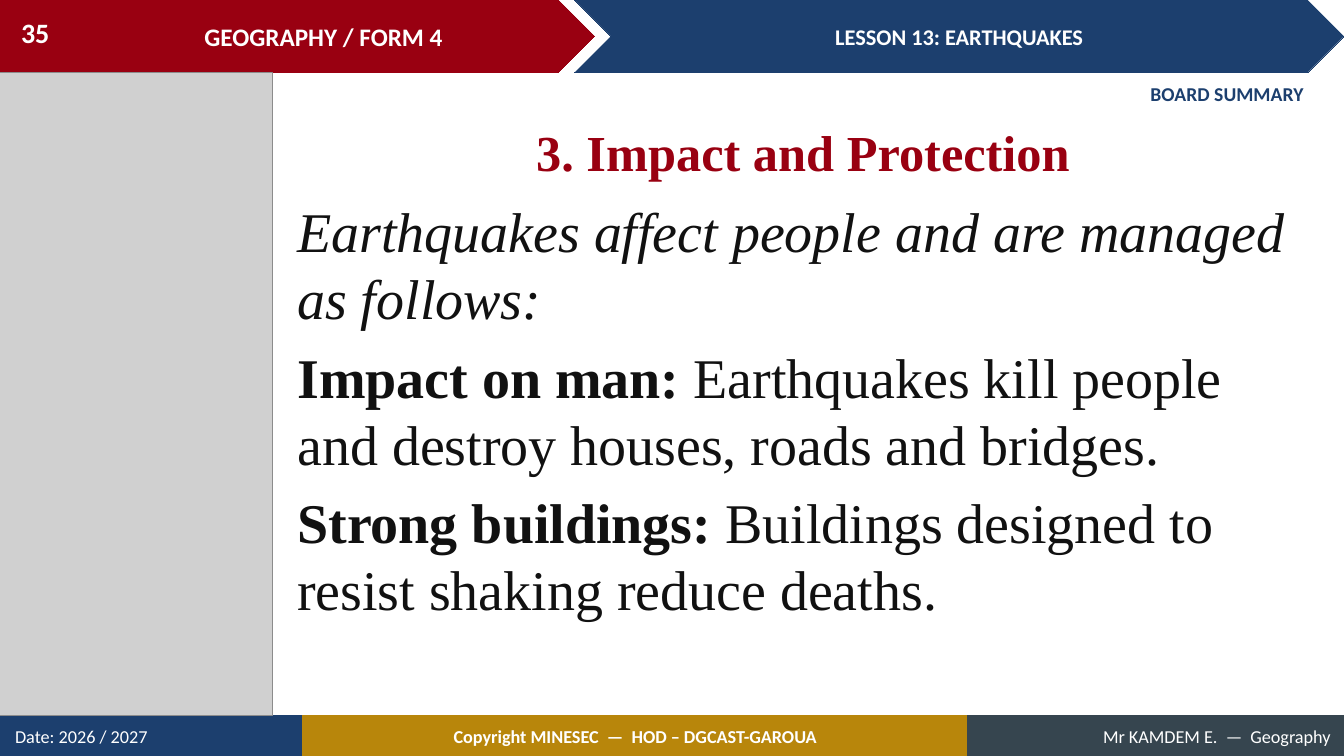
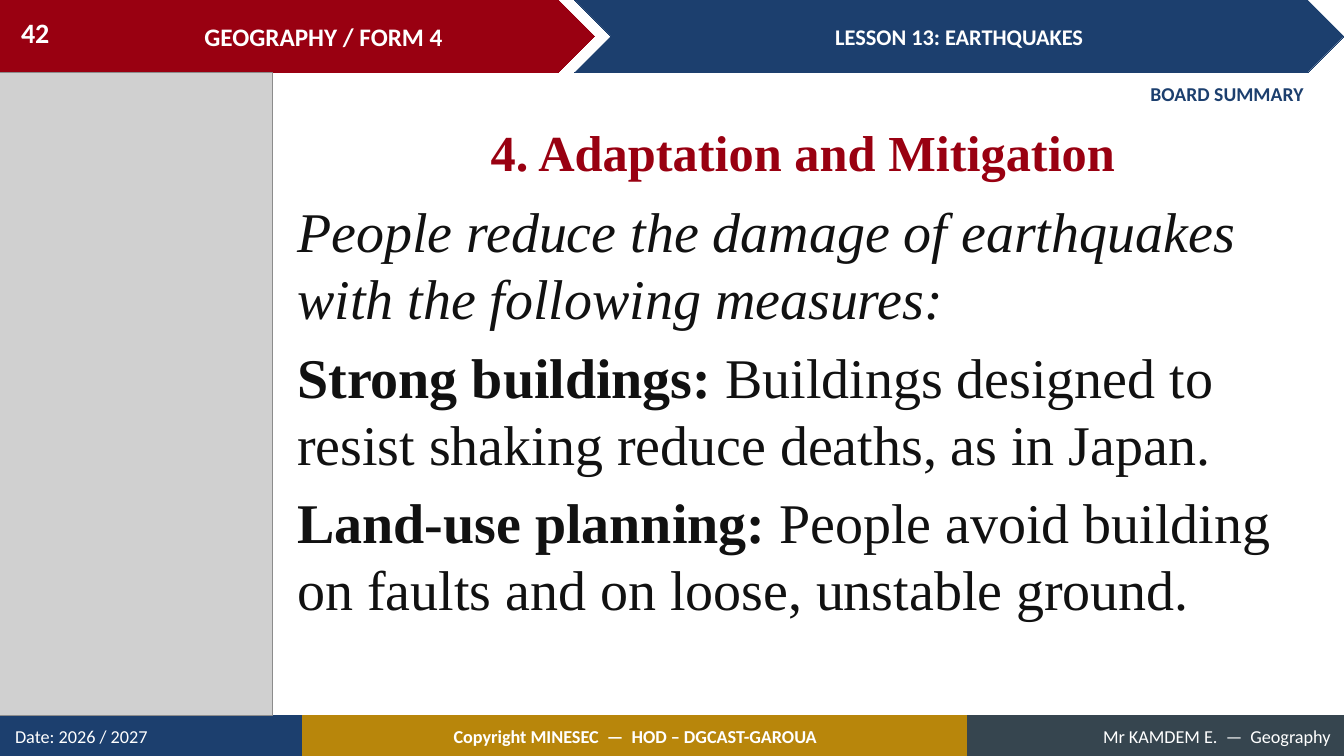
Before and after one commit to Berthautk/linea-github, a slide deck: slide 42 of lecons/F3/16_FORM4_LESSON13_Earthquakes.pptx (slide 35 before the commit). Drawn at 1344x756 pixels with LibreOffice and Linux fonts; fonts in the diff are those of the drawing; grey boxes stand for pictures. Boxes give left, top, right and bottom in pixels: in the first picture for what was removed or moved away, otherwise in the second. Text is boxed around its words. In the diff, an @@ line names an element or a change of style, - is before the commit and + after.

```diff
--- a/lecons/F3/16_FORM4_LESSON13_Earthquakes.pptx
+++ b/lecons/F3/16_FORM4_LESSON13_Earthquakes.pptx
@@ page number at [21,24,49,43]: text changed @@
-35
+42
@@ text at [491,136,1115,181]: text changed @@
-3. Impact and Protection
+4. Adaptation and Mitigation
@@ text at [297,212,1270,621]: text changed @@
-Earthquakes affect people and are managed as follows:
-Impact on man: Earthquakes kill people and destroy houses, roads and bridges.
-Strong buildings: Buildings designed to resist shaking reduce deaths.
+People reduce the damage of earthquakes with the following measures:
+Strong buildings: Buildings designed to resist shaking reduce deaths, as in Japan.
+Land-use planning: People avoid building on faults and on loose, unstable ground.
```
Also in this commit, not shown: 15 other slides changed, 10 slides added, 2 slides removed, 8 other files.
